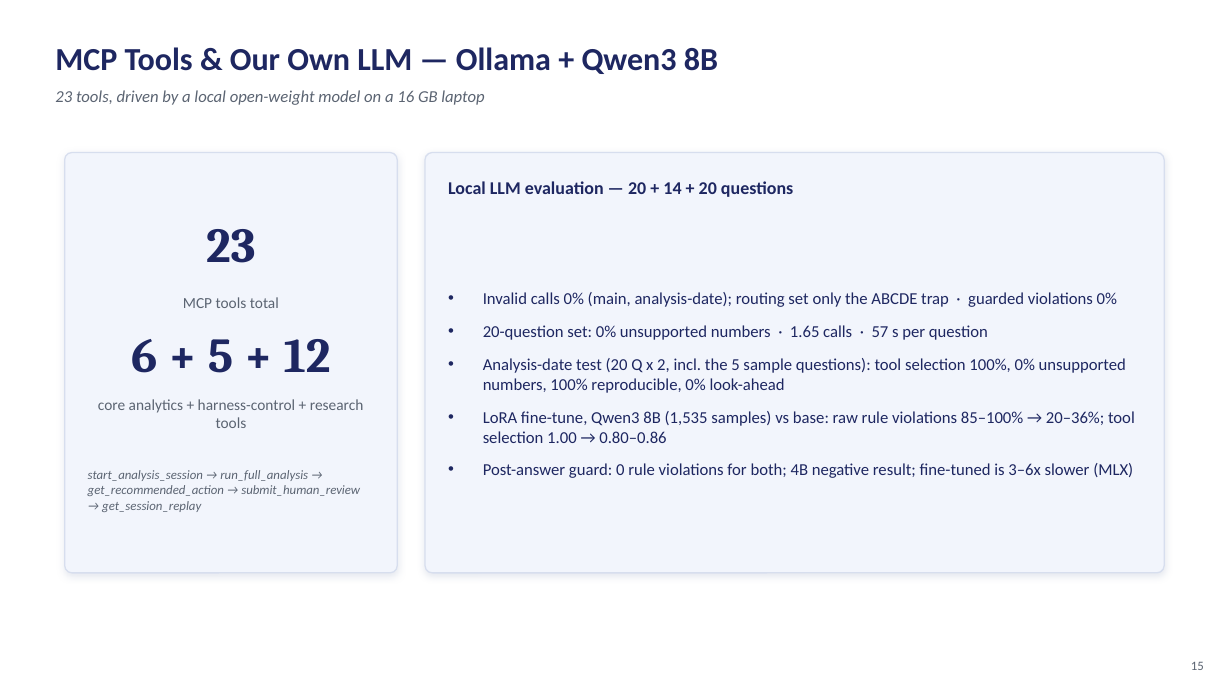
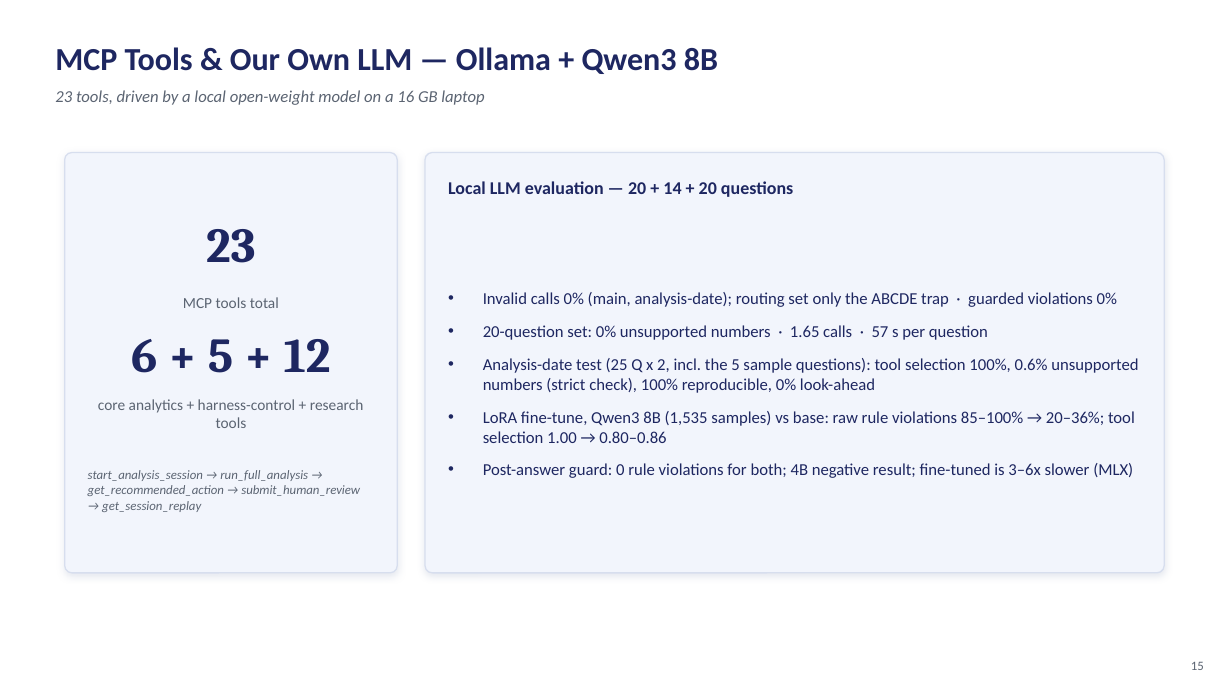
Before and after one commit to altugikiz/bist100-mcp-trader, a slide deck: slide 15 of docs/presentation/BIST100_Harness_Presentation.pptx. Drawn at 1232x693 pixels with LibreOffice and Linux fonts; fonts in the diff are those of the drawing. Boxes give left, top, right and bottom in pixels: in the first picture for what was removed or moved away, otherwise in the second. Text is boxed around its words. In the diff, an @@ line names an element or a change of style, - is before the commit and + after.

Commit message:
Docs: final evaluation numbers

```diff
--- a/docs/presentation/BIST100_Harness_Presentation.pptx
+++ b/docs/presentation/BIST100_Harness_Presentation.pptx
@@ text at (483,358,1138,393): text changed @@
-• Analysis-date test (20 Q x 2, incl. the 5 sample questions): tool selection 100%, 0% unsupported numbers, 100% reproducible, 0% look-ahead
+• Analysis-date test (25 Q x 2, incl. the 5 sample questions): tool selection 100%, 0.6% unsupported numbers (strict check), 100% reproducible, 0% look-ahead
```
Also in this commit, not shown: 3 other files.
